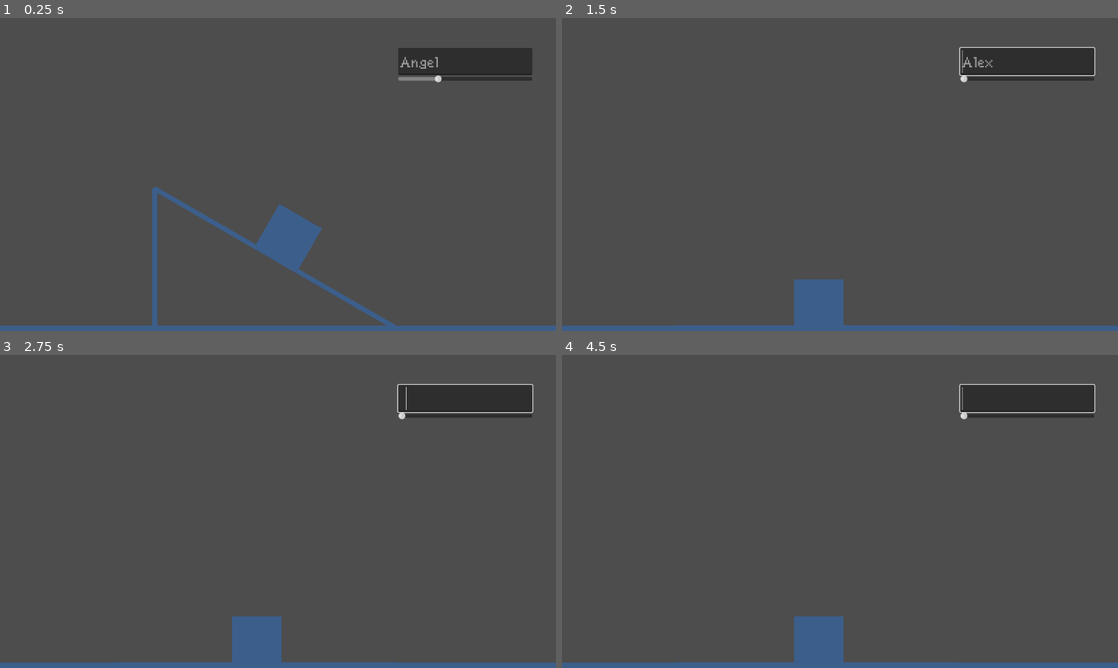
Above: before the commit, frames 1-4 (two rows, left to right).
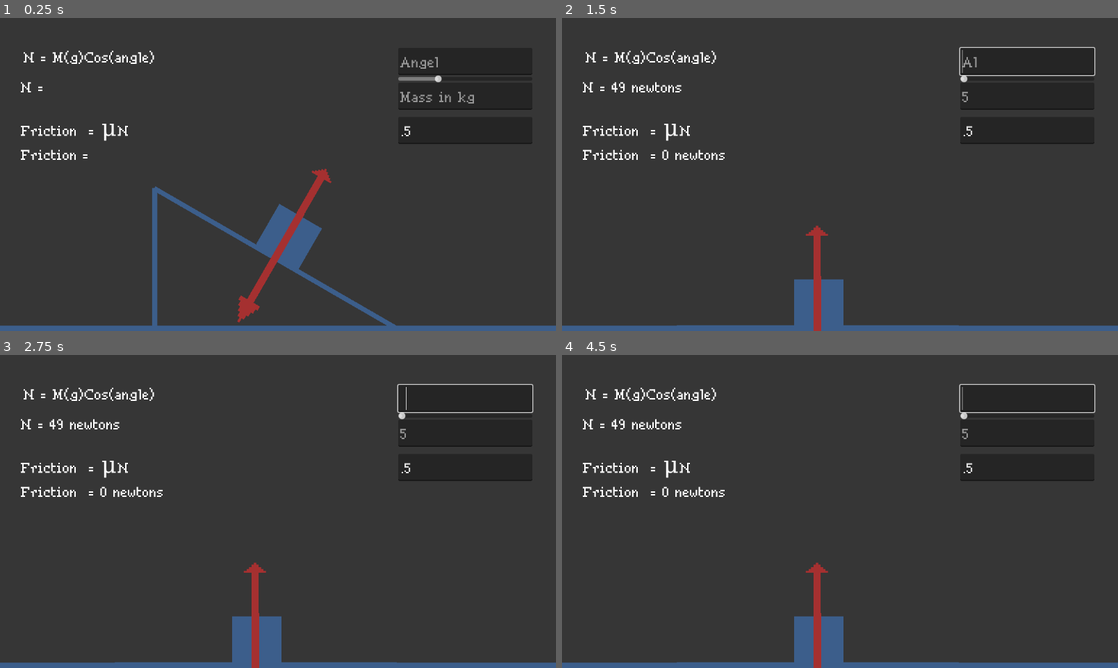
Above: after the commit, the same moments.

Repository: Bradondev/PhysicsSim
Game: Godot game, scene res://Sence/main.tscn
The game is run twice, just before and just after one commit, with the same random seed, the same clock (stepped at 60 frames per second) and the same inputs. The project has no main scene, so this scene is started directly.
Inputs (mouse positions are in pixels of both pictures, inside the frame that each line leads up to):
- Up to frame 1 (0.25 s): no input
- Up to frame 2 (1.5 s): click (1029, 61) at 0.52 s; type "Alex" at 0.6 s; tap Enter at 1.25 s
- Up to frame 3 (2.75 s): tap Space at 2 s
- Up to frame 4 (4.5 s): tap Enter at 2.75, 4.25 s; tap Space at 3.5 s

The runs differ from the first frame. In frame 1, 5.7% of the frame differs, in the area x 3-96%, y 10-98%; in frame 2, 5.6%; in frame 3, 5.6%; in frame 4, 5.6%.

Commit message:
Mu function added to  ui

Diff:
--- a/Code/Physics Diagrams.gd
+++ b/Code/Physics Diagrams.gd
@@ -5,11 +5,13 @@
 @export var AngledFloor: StaticBody2D
 @export var PivPoint: Node2D
 
-@export var AngelText :LineEdit
-@export var AngelSlider: HSlider
+@export var angleText :LineEdit
+@export var angleSlider: HSlider
 @export var Box : Sprite2D
 @onready var BoxPoint = $floor/boxpoint
-
+var Currentangle=0
+var mass =5
+var μ :float = 0
 func _ready():
 	pass # Replace with function body.
 
@@ -25,20 +27,42 @@
 	H.global_position =PivPoint.global_position
 	Box.global_position =BoxPoint.global_position
 	Box.global_rotation =  BoxPoint.global_rotation
+	FindN()
+	FindF()
 func ChangeAngel(NewRoation) -> void:
+
 	AngledFloor.rotation_degrees= NewRoation
 	UpdateDiagram()
 
 
 
 func _on_angel_slider_value_changed(value):
-	AngelText.placeholder_text = str(value)
+	angleText.placeholder_text = str(value)
+	$"mass edit".placeholder_text = str(mass)
 	ChangeAngel(value)
+	Currentangle = value
 	UpdateDiagram()
 
 
 func _on_angeltext_text_submitted(new_text):
-	AngelSlider.value = int(new_text)
-	AngelText.placeholder_text = new_text
-	AngelText.text =""
+	angleSlider.value = int(new_text)
+	Currentangle =  int(new_text)
+	angleText.placeholder_text = new_text
+	angleText.text =""
 	ChangeAngel(float(new_text))
+func FindN():
+	var N = mass * 9.8 *cos(deg_to_rad(Currentangle))
+	$N.text = "N = " + str(snapped(N, 0.001) ) + " newtons "
+	return N
+func FindF():
+	var F = μ *FindN()
+	$F.text = "Friction  = " + str(snapped(F, 0.001) ) + " newtons "
+	return F
+
+func _on_angeltext_2_text_submitted(new_text):
+	mass = float(new_text)
+	UpdateDiagram()
+
+func _on_μ_text_changed(new_text):
+	μ = float( new_text)
+	UpdateDiagram()
--- a/Sence/main.tscn
+++ b/Sence/main.tscn
@@ -1,35 +1,28 @@
-[gd_scene load_steps=6 format=3 uid="uid://bsal3jaggmh38"]
+[gd_scene load_steps=7 format=3 uid="uid://bsal3jaggmh38"]
 
 [ext_resource type="Script" path="res://Code/Physics Diagrams.gd" id="1_85yhm"]
 [ext_resource type="Texture2D" uid="uid://0mqanwpuq7xy" path="res://Art/Bluebox.png" id="1_ebc16"]
 [ext_resource type="Texture2D" uid="uid://cc0pjjnc6ky5f" path="res://Art/Line.png" id="2_yc852"]
+[ext_resource type="Texture2D" uid="uid://ca3w7fe3jpbsi" path="res://Art/Arrow.png" id="3_vqvot"]
 [ext_resource type="Theme" uid="uid://dx6seic2fgb38" path="res://Sence/new_theme.tres" id="4_y3yfs"]
 
 [sub_resource type="RectangleShape2D" id="RectangleShape2D_d5a8k"]
 size = Vector2(1161, 21.5)
 
-[node name="Main" type="Node2D" node_paths=PackedStringArray("H", "AngledFloor", "PivPoint", "AngelText", "AngelSlider", "Box")]
+[node name="Main" type="Node2D" node_paths=PackedStringArray("H", "AngledFloor", "PivPoint", "angleText", "angleSlider", "Box")]
 script = ExtResource("1_85yhm")
 H = NodePath("H")
 AngledFloor = NodePath("floor")
 PivPoint = NodePath("floor/HPoint")
-AngelText = NodePath("Angeltext")
-AngelSlider = NodePath("AngelSlider")
+angleText = NodePath("Angeltext")
+angleSlider = NodePath("AngelSlider")
 Box = NodePath("Bluebox")
 
 [node name="ColorRect" type="ColorRect" parent="."]
-visible = false
 offset_right = 1158.0
 offset_bottom = 656.0
 color = Color(0.211765, 0.211765, 0.211765, 1)
 metadata/_edit_use_anchors_ = true
-
-[node name="Bluebox" type="Sprite2D" parent="."]
-position = Vector2(573, 497)
-rotation = 0.523599
-scale = Vector2(3.1875, 3.03125)
-texture = ExtResource("1_ebc16")
-offset = Vector2(0, -17)
 
 [node name="H" type="StaticBody2D" parent="."]
 position = Vector2(324, 356)
@@ -81,6 +74,32 @@
 [node name="CollisionShape2D" type="CollisionShape2D" parent="floor2"]
 shape = SubResource("RectangleShape2D_d5a8k")
 
+[node name="Bluebox" type="Sprite2D" parent="."]
+position = Vector2(573, 497)
+rotation = 0.523599
+scale = Vector2(3.1875, 3.03125)
+texture = ExtResource("1_ebc16")
+offset = Vector2(0, -17)
+
+[node name="NUp" type="Sprite2D" parent="Bluebox"]
+position = Vector2(-0.236526, -55.8534)
+scale = Vector2(1.6, 1.371)
+texture = ExtResource("3_vqvot")
+
+[node name="Label" type="Label" parent="Bluebox"]
+offset_left = -11.5622
+offset_top = -111.45
+offset_right = 22.4378
+offset_bottom = -63.4504
+theme = ExtResource("4_y3yfs")
+text = "N"
+
+[node name="NUp2" type="Sprite2D" parent="Bluebox"]
+position = Vector2(-1.61368, 17.7214)
+rotation = 3.14159
+scale = Vector2(1.6, 3.32207)
+texture = ExtResource("3_vqvot")
+
 [node name="Angeltext" type="LineEdit" parent="."]
 offset_left = 825.0
 offset_top = 62.0
@@ -88,6 +107,7 @@
 offset_bottom = 118.0
 theme = ExtResource("4_y3yfs")
 placeholder_text = "Angel"
+max_length = 2
 
 [node name="AngelSlider" type="HSlider" parent="."]
 offset_left = 825.0
@@ -101,6 +121,59 @@
 [node name="arcPoint" type="Node2D" parent="."]
 position = Vector2(825, 637)
 
+[node name="mass edit" type="LineEdit" parent="."]
+offset_left = 825.0
+offset_top = 134.0
+offset_right = 1103.0
+offset_bottom = 190.0
+theme = ExtResource("4_y3yfs")
+placeholder_text = "Mass in kg"
+max_length = 2
+
+[node name="μ" type="LineEdit" parent="."]
+offset_left = 825.0
+offset_top = 205.0
+offset_right = 1103.0
+offset_bottom = 261.0
+theme = ExtResource("4_y3yfs")
+text = ".5"
+placeholder_text = "μ"
+max_length = 6
+
+[node name="Nfunction" type="Label" parent="."]
+offset_left = 49.0
+offset_top = 56.0
+offset_right = 109.0
+offset_bottom = 104.0
+theme = ExtResource("4_y3yfs")
+text = "N = M(g)Cos(angle)"
+
+[node name="N" type="Label" parent="."]
+offset_left = 43.0
+offset_top = 118.0
+offset_right = 103.0
+offset_bottom = 166.0
+theme = ExtResource("4_y3yfs")
+text = "N ="
+
+[node name="FFunction" type="Label" parent="."]
+offset_left = 43.0
+offset_top = 205.0
+offset_right = 103.0
+offset_bottom = 253.0
+theme = ExtResource("4_y3yfs")
+text = "Friction  = μN"
+
+[node name="F" type="Label" parent="."]
+offset_left = 43.0
+offset_top = 258.0
+offset_right = 152.0
+offset_bottom = 323.0
+theme = ExtResource("4_y3yfs")
+text = "Friction = "
+
 [connection signal="text_changed" from="Angeltext" to="." method="_on_line_edit_text_changed"]
 [connection signal="text_submitted" from="Angeltext" to="." method="_on_angeltext_text_submitted"]
 [connection signal="value_changed" from="AngelSlider" to="." method="_on_angel_slider_value_changed"]
+[connection signal="text_submitted" from="mass edit" to="." method="_on_angeltext_2_text_submitted"]
+[connection signal="text_changed" from="μ" to="." method="_on_μ_text_changed"]
